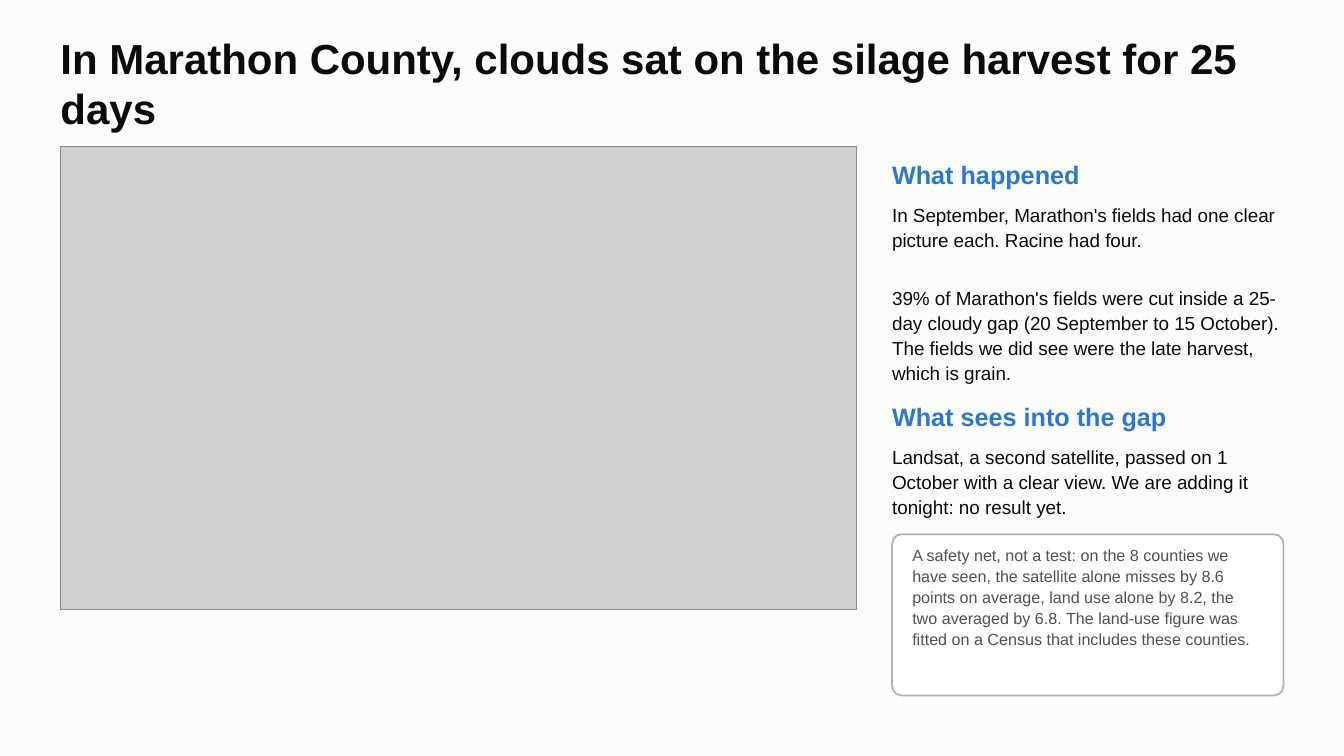
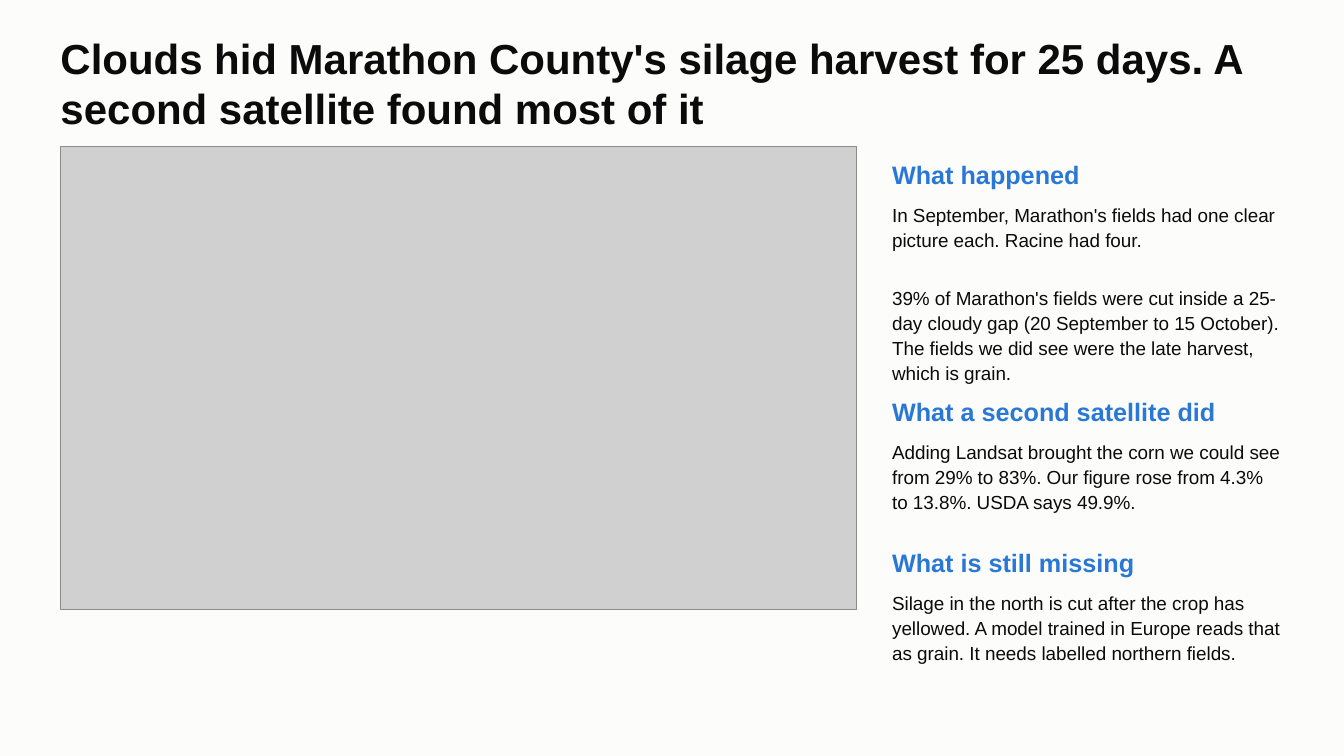
Before and after one commit to ChenSiyun1234/FieldVision, a slide deck: slide 12 of handoff/presentation/FieldVision_model_story.pptx (slide 11 before the commit). Drawn at 1344x756 pixels with LibreOffice and Linux fonts; fonts in the diff are those of the drawing; grey boxes stand for pictures. Boxes give left, top, right and bottom in pixels: in the first picture for what was removed or moved away, otherwise in the second. Text is boxed around its words. In the diff, an @@ line names an element or a change of style, - is before the commit and + after.

Commit message:
Deck and hand-over page: Landsat as the second satellite, the update of USDA's last figure on the eight seen counties

```diff
--- a/handoff/presentation/FieldVision_model_story.pptx
+++ b/handoff/presentation/FieldVision_model_story.pptx
@@ title at (x1=60, y1=43, x2=1243, y2=125): text changed @@
-In Marathon County, clouds sat on the silage harvest for 25 days
+Clouds hid Marathon County's silage harvest for 25 days. A second satellite found most of it
@@ text at (x1=892, y1=402, x2=1216, y2=422): text changed @@
-What sees into the gap
+What a second satellite did
@@ text at (x1=892, y1=445, x2=1280, y2=513): text changed @@
-Landsat, a second satellite, passed on 1 October with a clear view. We are adding it tonight: no result yet.
+Adding Landsat brought the corn we could see from 29% to 83%. Our figure rose from 4.3% to 13.8%. USDA says 49.9%.
@@ rounded rectangle removed at (x1=892, y1=534, x2=1284, y2=696) @@
@@ text added at (x1=892, y1=553, x2=1134, y2=578), 18 pt, text #2A78D6, bold @@
+What is still missing
@@ text at (x1=892, y1=596, x2=1279, y2=664): text changed; size 11.5 to 13.5 pt; text colour #52514E to #0B0B0B @@
-A safety net, not a test: on the 8 counties we have seen, the satellite alone misses by 8.6 points on average, land use alone by 8.2, the two averaged by 6.8. The land-use figure was fitted on a Census that includes these counties.
+Silage in the north is cut after the crop has yellowed. A model trained in Europe reads that as grain. It needs labelled northern fields.
```
Also in this commit, not shown: 5 other slides changed, 1 slide added, 2 other files.
